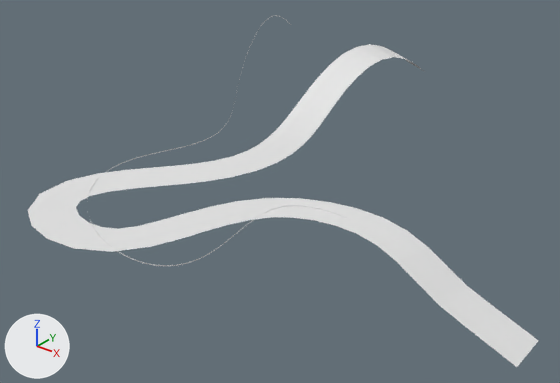
A saved change to the FBX model MantaMadness/Assets/Models/Environment/SM_LagoonV2/SM_LagoonV2_WaterRoad_001.fbx.
Rendered twice from a 50 mm camera at (1.41, -8.18, 5.87) aimed at (-6.35, 1.53, -0.15). Arrows for +X, +Y and +Z are at lower left; the lights stay in place. The older version comes first. Where no turn or scale is listed for an object, it has been applied to the vertices.

Objects in the first picture: 'WaterRoad.001' and 1 more.
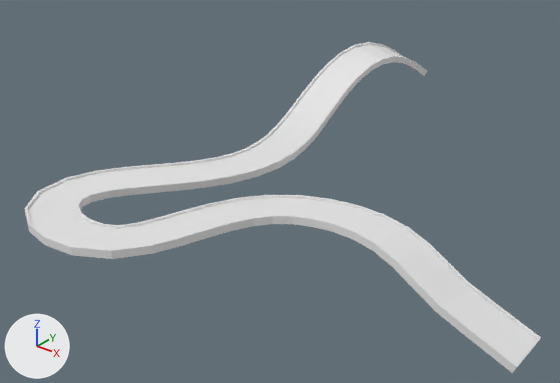
Changed parts and their boxes (x1, y1, x2, y2) in the pictures (560 x 383 px):
'WaterRoad.001', turned, rescaled
    before: (28, 44, 538, 367)
    after: (28, 44, 538, 365)
'WaterRoad.004', added
    after: (25, 42, 541, 373)
'NurbsPath.005_Bezier_Border_R', no longer drawn
    before: (87, 16, 346, 266)

What the commit changed:
me_plane_002 is used by ob_waterroad_001; location (0.0, 0.0, 0.0); rotation (1.571, 0.0, 2.976), in degrees (90, 0, 171); scale (0.01, 0.01, 0.00353).
me_plane_002 had 92 vertices, 45 faces and spanned x 112.0..807.0, y -40.0..155.0, z -1112.0..1542.0.
me_plane_002 now has 92 vertices, 45 faces and spans x -842.0..-117.0, y -40.0..155.0, z -666.0..280.0.
me_plane_002 part 1: the whole mesh is multiplied about the mesh origin by the matrix ((-0.986, 0.0, 0.058), (0.0, 1.0, 0.0), (-0.165, 0.0, -0.348)).
Mesh me_plane_006 is new.
It has 460 vertices, 405 faces and spans x -8.46..-1.15, y -2.84..6.7, z -0.49..1.59.
Object 'WaterRoad.001' (ob_waterroad_001) turns from (90, 0, 171) to (90, 0, 0) degrees about x, y and z.
Object 'WaterRoad.001' (ob_waterroad_001) is rescaled from (0.01, 0.01, 0.00353) to (0.01, 0.01, 0.01).
Object 'WaterRoad.004' (ob_waterroad_004) is new; it shows me_plane_006.
Its location is (0.0, 0.0, 0.0).
